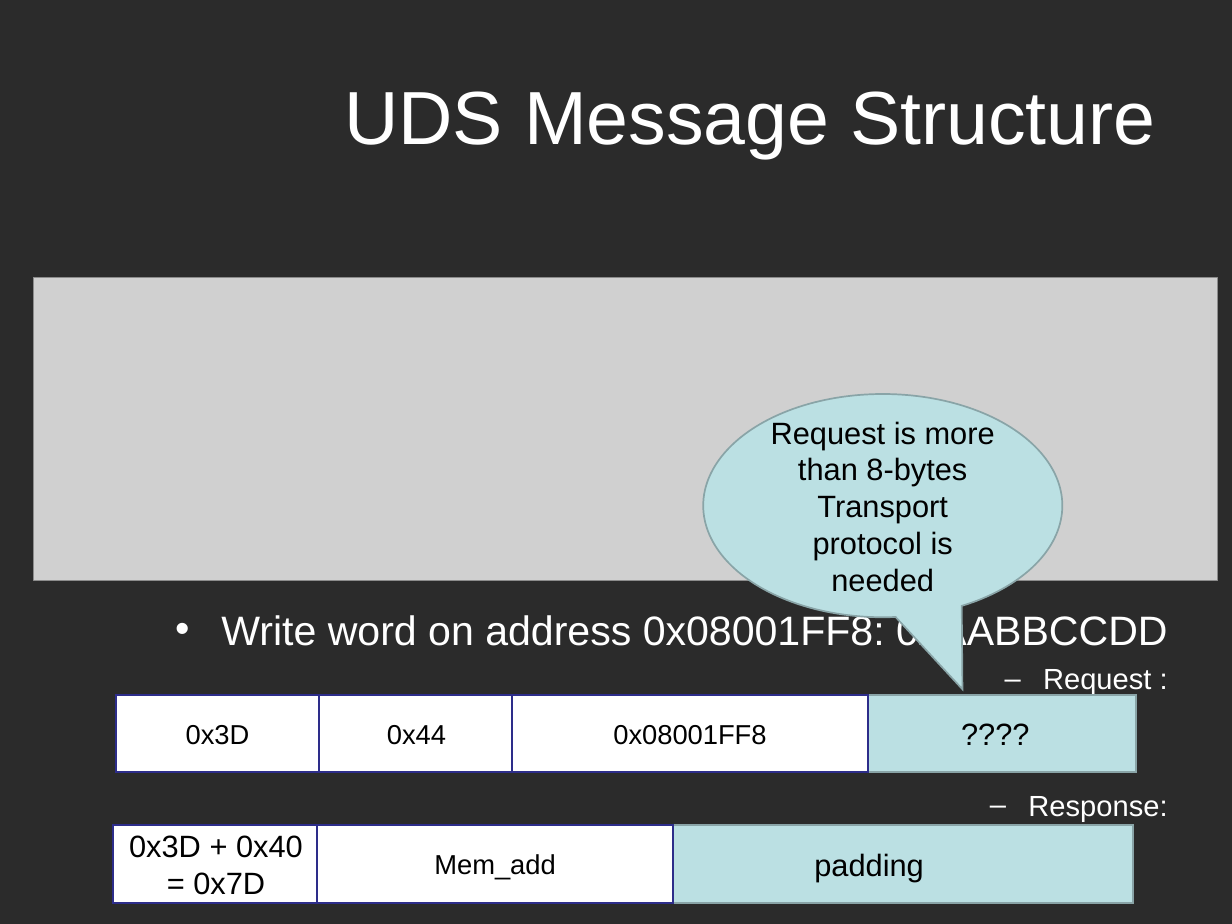
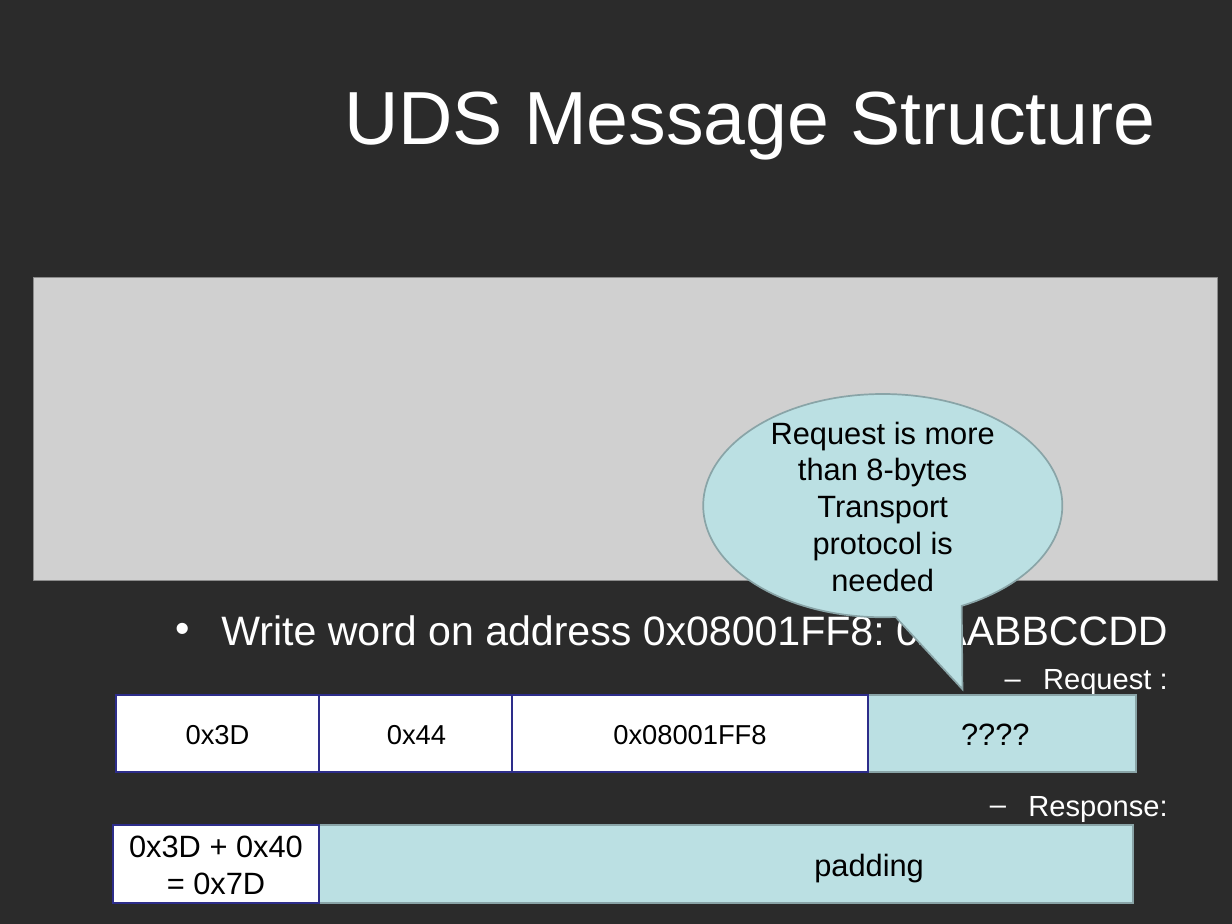
Before and after one commit to Marcelle-Samir/Firmware_Over_The_Air, a slide deck: slide 31 of project Documentation/Second week/Search-UDS.ppt. Drawn at 1232x924 pixels with LibreOffice and Linux fonts; fonts in the diff are those of the drawing; grey boxes stand for pictures; background and template pictures are left out; a plain dark background stands for a picture behind light text. Boxes give left, top, right and bottom in pixels: in the first picture for what was removed or moved away, otherwise in the second. Text is boxed around its words. In the diff, an @@ line names an element or a change of style, - is before the commit and + after.

```diff
--- a/project Documentation/Second week/Search-UDS.ppt
+++ b/project Documentation/Second week/Search-UDS.ppt
@@ rectangle removed at (317,825,673,903) @@
-Mem_add
```
Also in this commit, not shown: 8 other slides changed.
